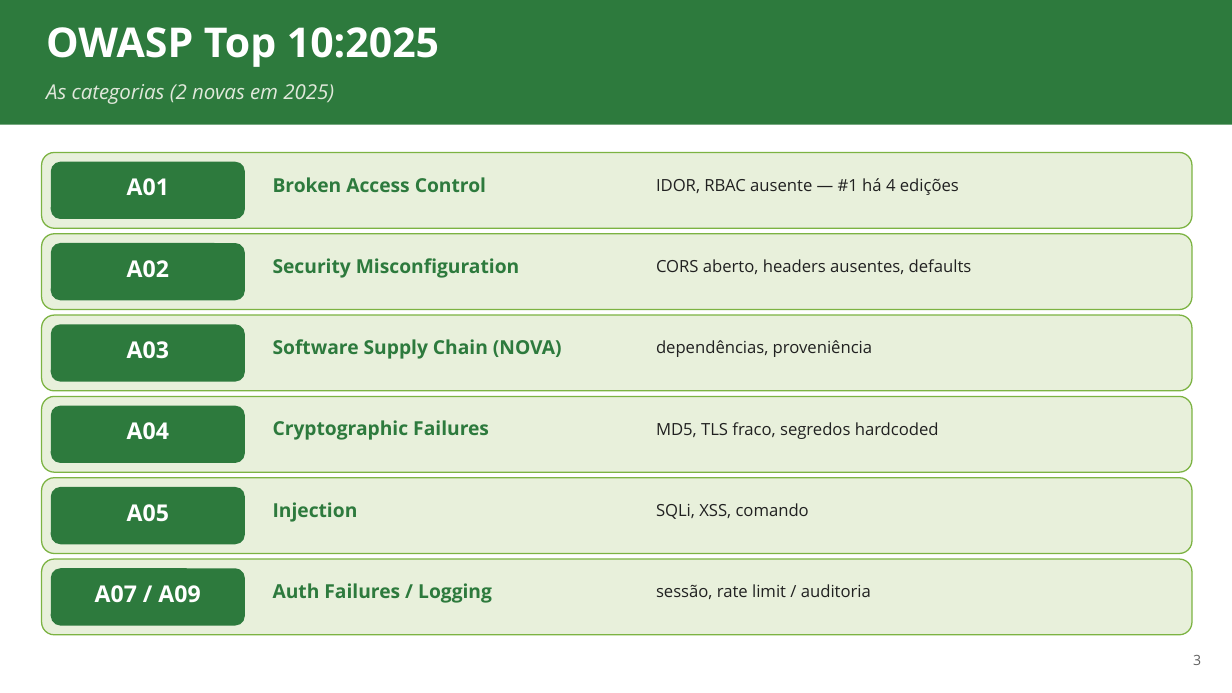
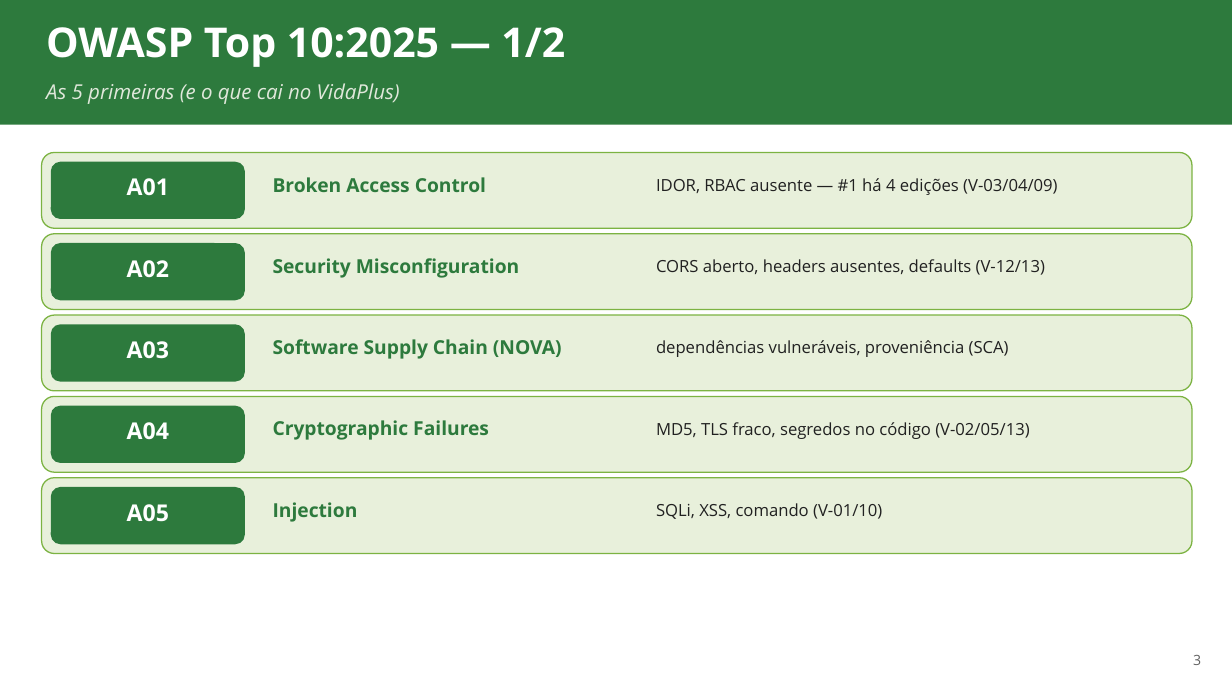
Before and after one commit to ads-sapucaia-ssc/SSC, a slide deck: slide 3 of aulas/aula-06-implementacao-segura.pptx. Drawn at 1232x693 pixels with LibreOffice and Linux fonts; fonts in the diff are those of the drawing. Boxes give left, top, right and bottom in pixels: in the first picture for what was removed or moved away, otherwise in the second. Text is boxed around its words. In the diff, an @@ line names an element or a change of style, - is before the commit and + after.

```diff
--- a/aulas/aula-06-implementacao-segura.pptx
+++ b/aulas/aula-06-implementacao-segura.pptx
@@ text at [46, 27, 565, 67]: text changed @@
-OWASP Top 10:2025
+OWASP Top 10:2025 — 1/2
@@ text at [46, 83, 400, 104]: text changed @@
-As categorias (2 novas em 2025)
+As 5 primeiras (e o que cai no VidaPlus)
@@ text at [656, 178, 1057, 195]: text changed @@
-IDOR, RBAC ausente — #1 há 4 edições
+IDOR, RBAC ausente — #1 há 4 edições (V-03/04/09)
@@ text at [656, 259, 1045, 275]: text changed @@
-CORS aberto, headers ausentes, defaults
+CORS aberto, headers ausentes, defaults (V-12/13)
@@ text at [656, 340, 1009, 357]: text changed @@
-dependências, proveniência
+dependências vulneráveis, proveniência (SCA)
@@ text at [656, 422, 1029, 439]: text changed @@
-MD5, TLS fraco, segredos hardcoded
+MD5, TLS fraco, segredos no código (V-02/05/13)
@@ text at [656, 503, 882, 519]: text changed @@
-SQLi, XSS, comando
+SQLi, XSS, comando (V-01/10)
@@ rounded rectangle removed at [42, 559, 1192, 635] @@
@@ rounded rectangle removed at [51, 568, 245, 626] @@
@@ text removed at [95, 585, 200, 603] @@
-A07 / A09
@@ text removed at [273, 583, 492, 603] @@
-Auth Failures / Logging
@@ text removed at [656, 584, 871, 599] @@
-sessão, rate limit / auditoria
```
Also in this commit, not shown: 4 other slides changed, 1 slide added, 13 other files.
